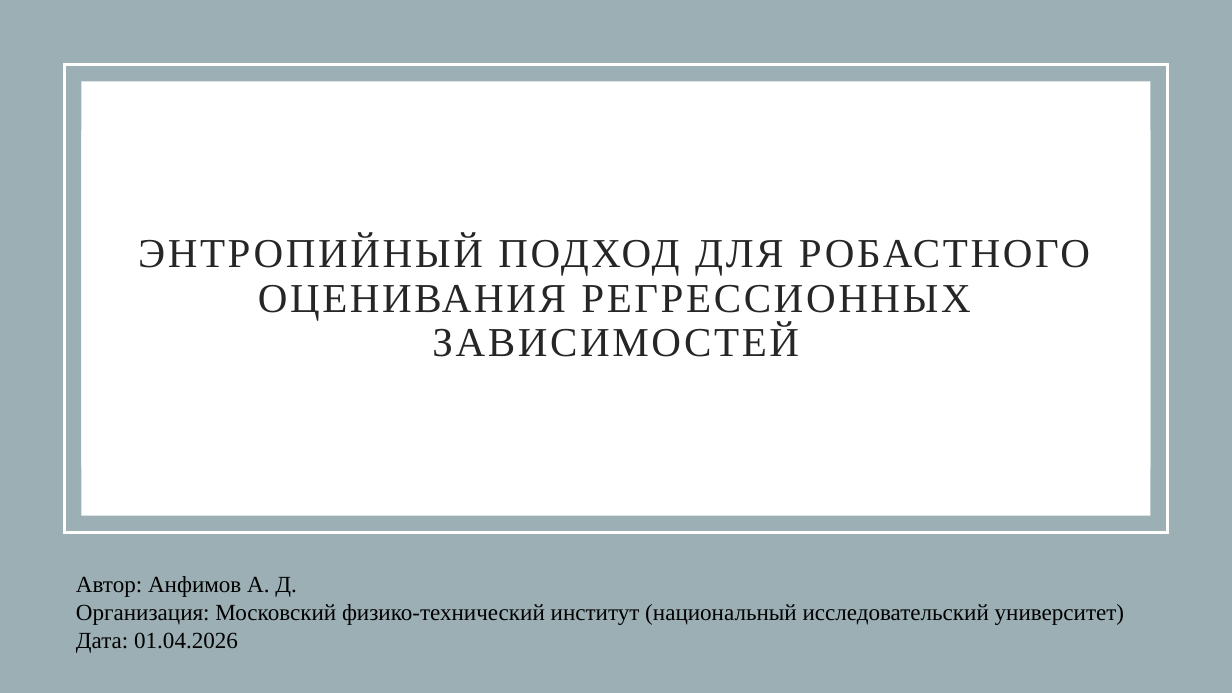
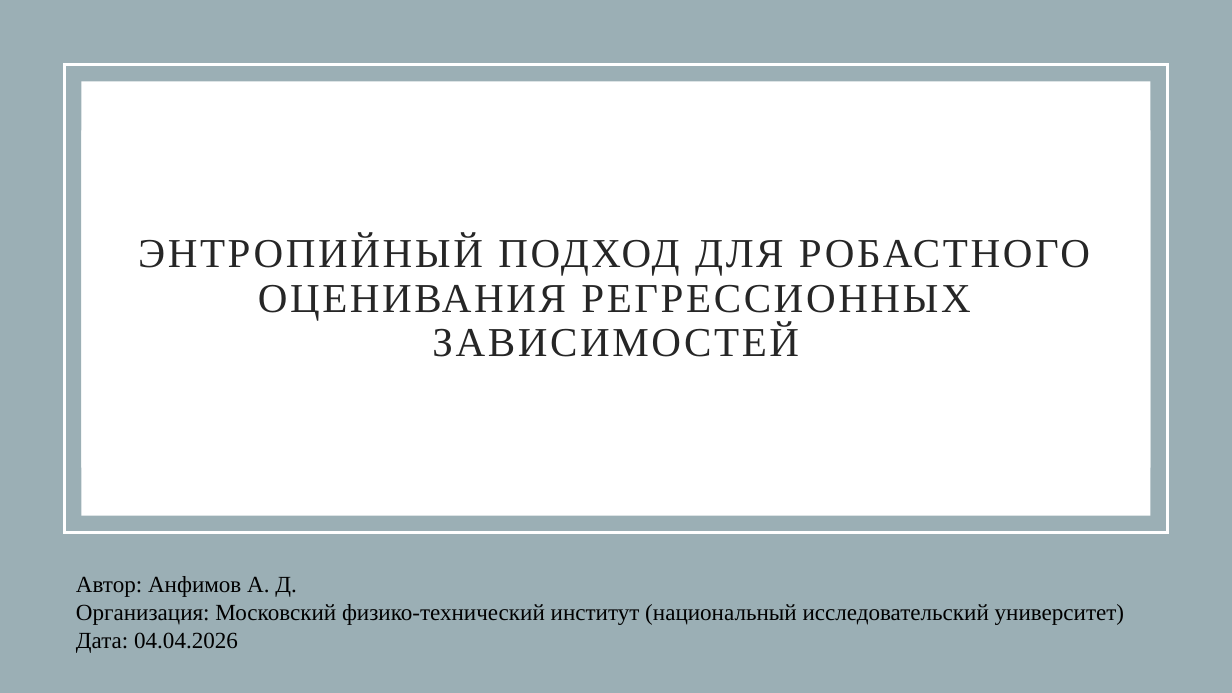
Before and after one commit to AnfimovAleksandr/mag_diploma, a slide deck: slide 1 of Тезис_для_конференции/Anfimov_tezis.pptx. Drawn at 1232x693 pixels with LibreOffice and Linux fonts; fonts in the diff are those of the drawing. Boxes give left, top, right and bottom in pixels: in the first picture for what was removed or moved away, otherwise in the second. Text is boxed around its words. In the diff, an @@ line names an element or a change of style, - is before the commit and + after.

```diff
--- a/Тезис_для_конференции/Anfimov_tezis.pptx
+++ b/Тезис_для_конференции/Anfimov_tezis.pptx
@@ text at (76, 632, 238, 653): text changed @@
-Дата: 01.04.2026
+Дата: 04.04.2026
```
Also in this commit, not shown: 2 other slides changed, 1 slide added, 1 slide removed, 2 other files.
